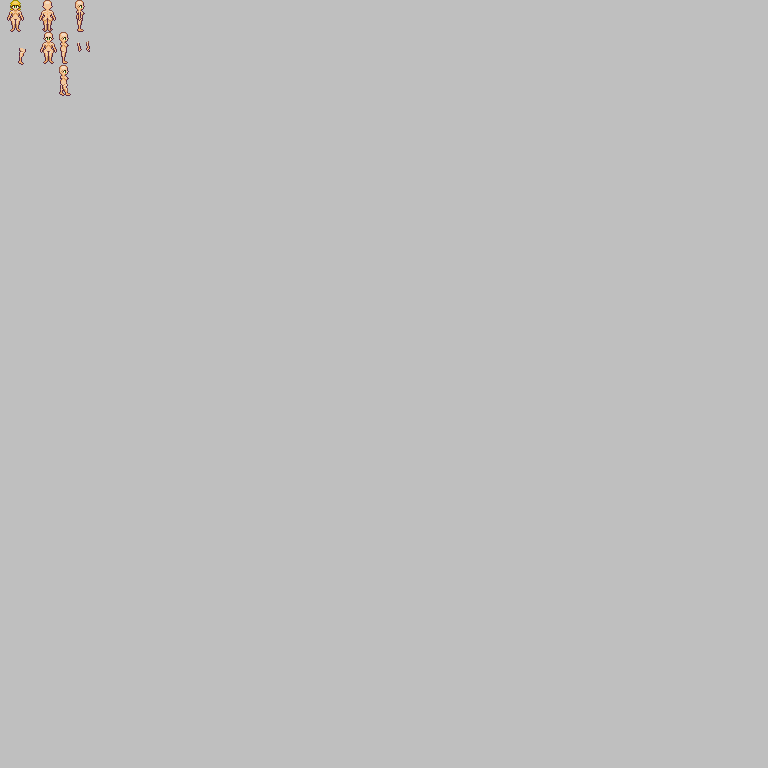
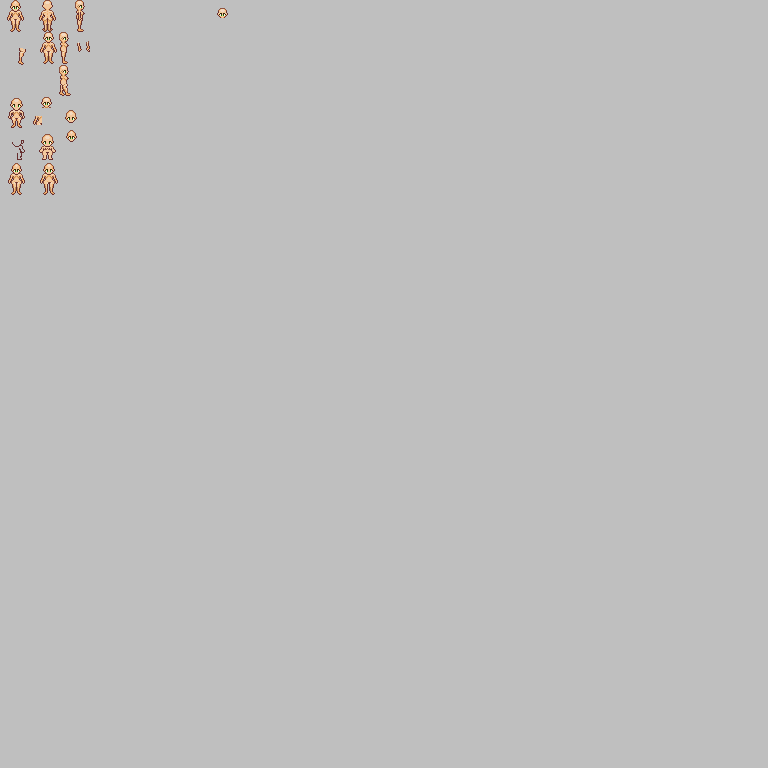
Comparing the layer stacks of the two 768x768 images. Changes:
hid "hair_black", painted on it over <box>10,0,21,13</box>
painted on "body_woman" over <box>7,0,228,195</box>
